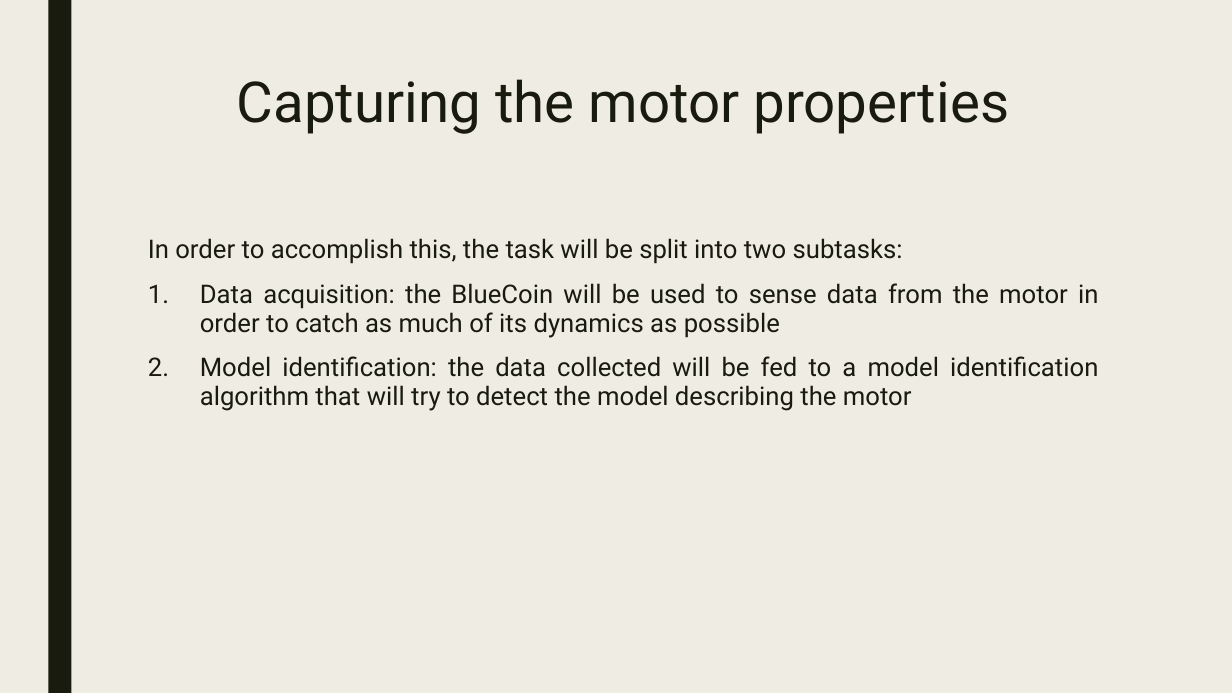
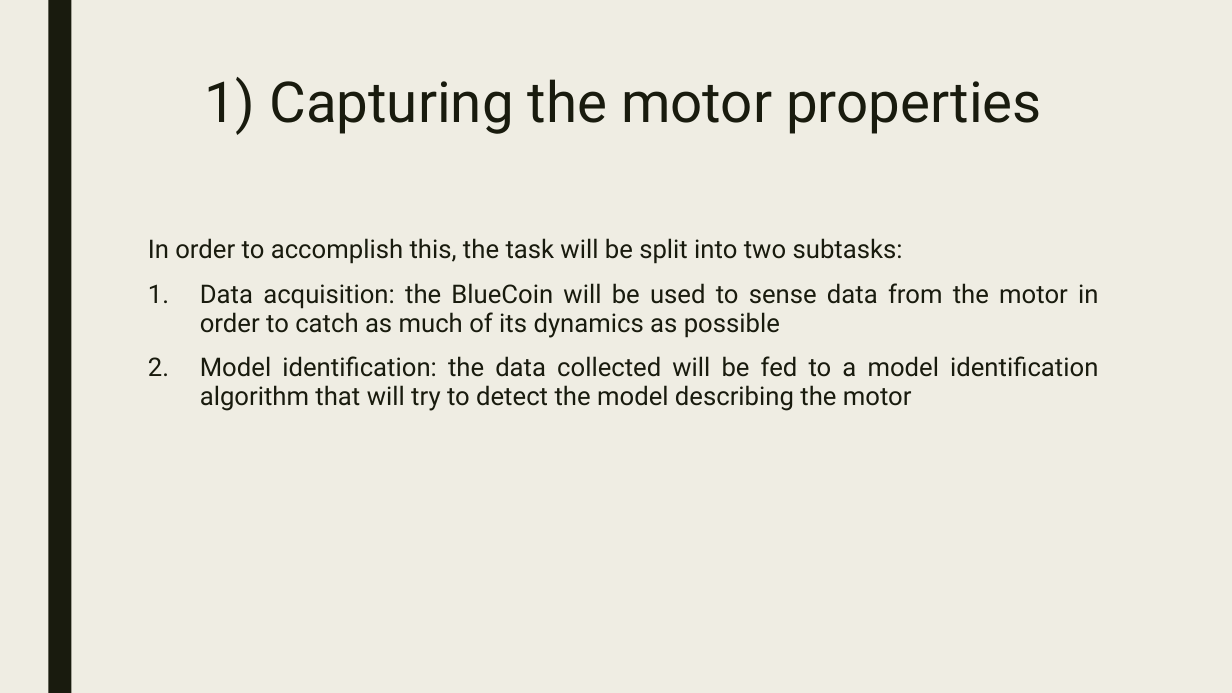
Before and after one commit to urzino/FanMonitoringBlueCoin, a slide deck: slide 6 of Pervasive_presentation_Milestone1_group8.pptx. Drawn at 1232x693 pixels with LibreOffice and Linux fonts; fonts in the diff are those of the drawing. Boxes give left, top, right and bottom in pixels: in the first picture for what was removed or moved away, otherwise in the second. Text is boxed around its words. In the diff, an @@ line names an element or a change of style, - is before the commit and + after.

```diff
--- a/Pervasive_presentation_Milestone1_group8.pptx
+++ b/Pervasive_presentation_Milestone1_group8.pptx
@@ title at bbox=[204, 77, 1042, 135]: text changed @@
-Capturing the motor properties
+1) Capturing the motor properties
```
Also in this commit, not shown: 3 other slides changed.
